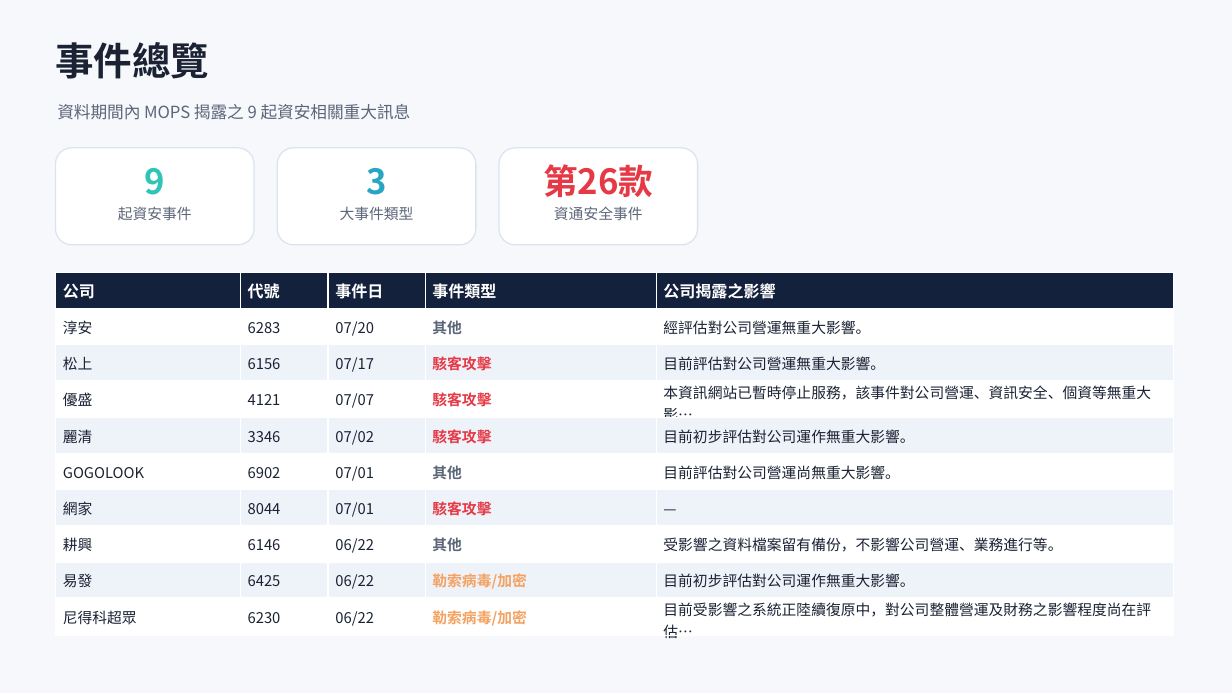
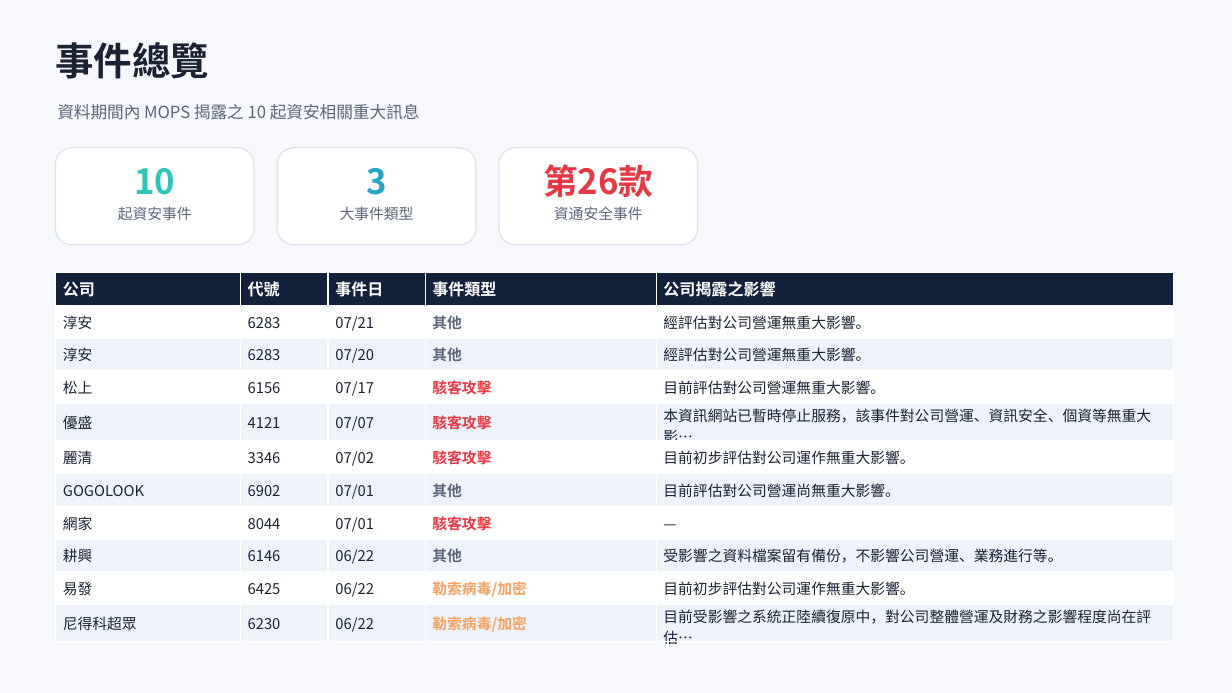
Before and after one commit to Johnnylin77/mops-isec-monitor, a slide deck: slide 2 of 資安事件因應分析.pptx. Drawn at 1232x693 pixels with LibreOffice and Linux fonts; fonts in the diff are those of the drawing. Boxes give left, top, right and bottom in pixels: in the first picture for what was removed or moved away, otherwise in the second. Text is boxed around its words. In the diff, an @@ line names an element or a change of style, - is before the commit and + after.

Commit message:
MOPS report: 2026-07-22

```diff
--- a/資安事件因應分析.pptx
+++ b/資安事件因應分析.pptx
@@ text at bbox=[57, 104, 420, 120]: text changed @@
-資料期間內 MOPS 揭露之 9 起資安相關重大訊息
+資料期間內 MOPS 揭露之 10 起資安相關重大訊息
@@ text at bbox=[134, 168, 175, 195]: text changed @@
-9
+10
@@ table at bbox=[55, 273, 1174, 648] @@
+row 2: 淳安 | 6283 | 07/21 | 其他 | 經評估對公司營運無重大影響。
```
Also in this commit, not shown: 6 other slides changed, 2 other files.
